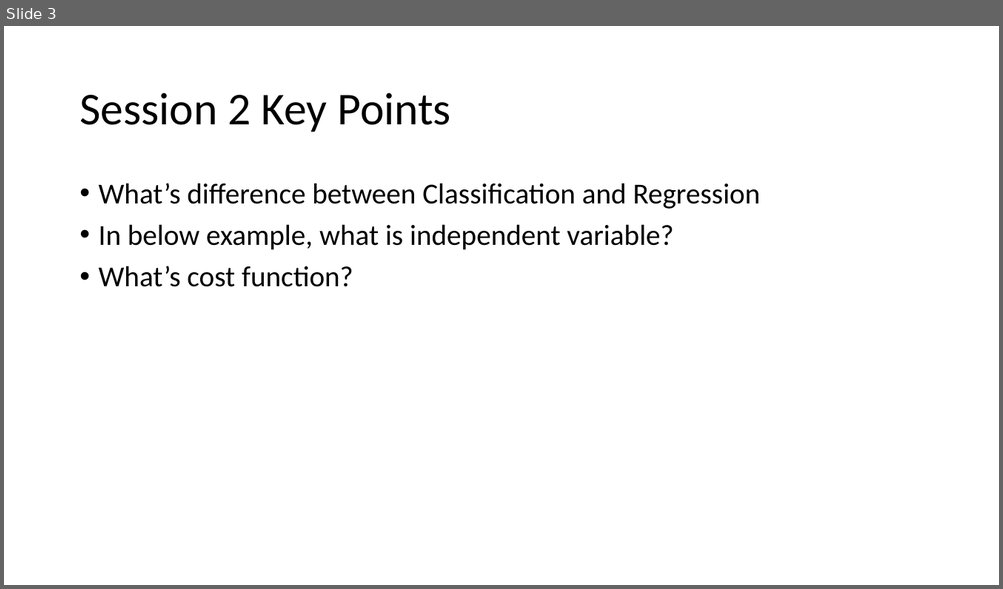
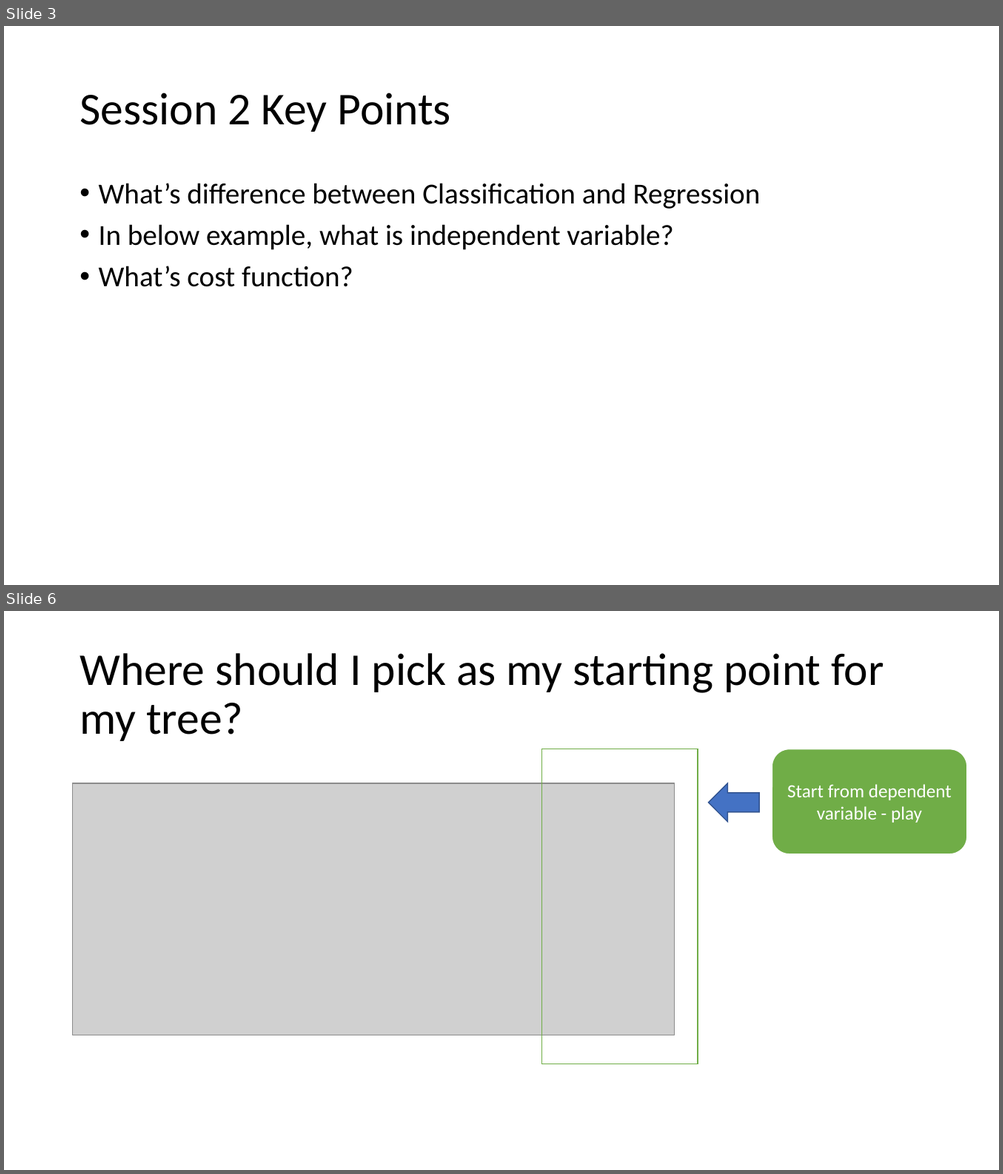
Before and after one commit to sijiali57/Machine_Learning_101, a slide deck: 3_Suervised_Learning_Decision_Tree/3_Supervised_Learning_Decision_Tree.pptx. Shown one above the other, each under a label of ours: slide 3 before the commit, slides 3 and 6 after it; the slides between them are not shown. The pictures are 1003x589 and 1003x1174 pixels, drawn with LibreOffice and Linux fonts; fonts in the diff are those of the drawing; grey boxes stand for pictures. Boxes give left, top, right and bottom in pixels: in the first picture for what was removed or moved away, otherwise in the second. Text is boxed around its words. In the diff, an @@ line names an element or a change of style, - is before the commit and + after.

```diff
--- a/3_Suervised_Learning_Decision_Tree/3_Supervised_Learning_Decision_Tree.pptx
+++ b/3_Suervised_Learning_Decision_Tree/3_Supervised_Learning_Decision_Tree.pptx
@@ slide 6 added at (4,611,999,1170), background #FFFFFF @@
@@ title added at (79,653,883,741), 44 pt, text #000000 @@
+Where should I pick as my starting point for my tree?
@@ rectangle added at (541,749,697,1065), outline #70AD47 1 pt @@
@@ rounded rectangle added at (771,749,967,855), fill #70AD47, outline #FFFFFF 1.5 pt, 18 pt, text #FFFFFF @@
+Start from dependent variable - play
@@ picture added at (73,783,674,1036) @@
@@ left arrow added at (708,783,759,821), fill #4472C4, outline #325491 1 pt @@
```
Also in this commit, not shown: 4 other slides added, 9 other files.
